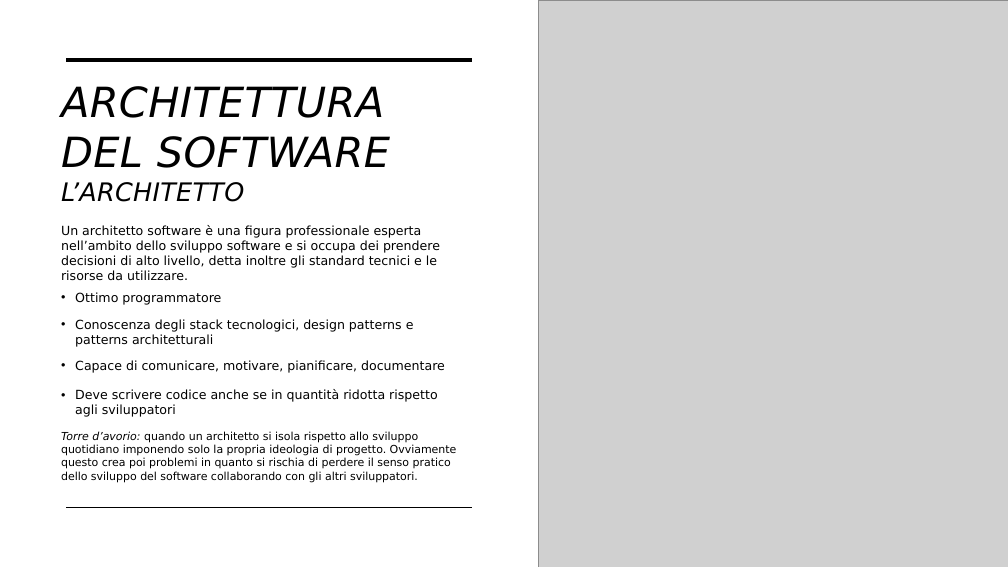
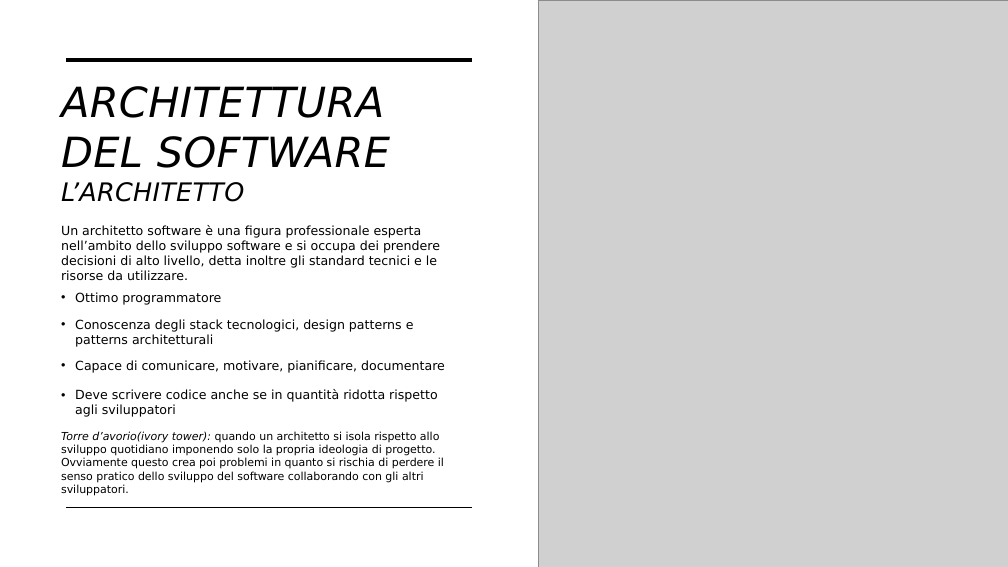
Before and after one commit to ViniciusJMoreira/corso-ifts, a slide deck: slide 25 of IFTS_Fondamenti_di_Programmazione_e_ingegnieria_del_software.pptx (slide 22 before the commit). Drawn at 1008x567 pixels with LibreOffice and Linux fonts; fonts in the diff are those of the drawing; grey boxes stand for pictures. Boxes give left, top, right and bottom in pixels: in the first picture for what was removed or moved away, otherwise in the second. Text is boxed around its words. In the diff, an @@ line names an element or a change of style, - is before the commit and + after.

```diff
--- a/IFTS_Fondamenti_di_Programmazione_e_ingegnieria_del_software.pptx
+++ b/IFTS_Fondamenti_di_Programmazione_e_ingegnieria_del_software.pptx
@@ text at (x1=61, y1=431, x2=444, y2=496): text changed @@
-Torre d’avorio: quando un architetto si isola rispetto allo sviluppo quotidiano imponendo solo la propria ideologia di progetto. Ovviamente questo crea poi problemi in quanto si rischia di perdere il senso pratico dello sviluppo del software collaborando con gli altri sviluppatori.
+Torre d’avorio(ivory tower): quando un architetto si isola rispetto allo sviluppo quotidiano imponendo solo la propria ideologia di progetto. Ovviamente questo crea poi problemi in quanto si rischia di perdere il senso pratico dello sviluppo del software collaborando con gli altri sviluppatori.
```
Also in this commit, not shown: 12 other slides changed, 5 slides added, 3 other files.
